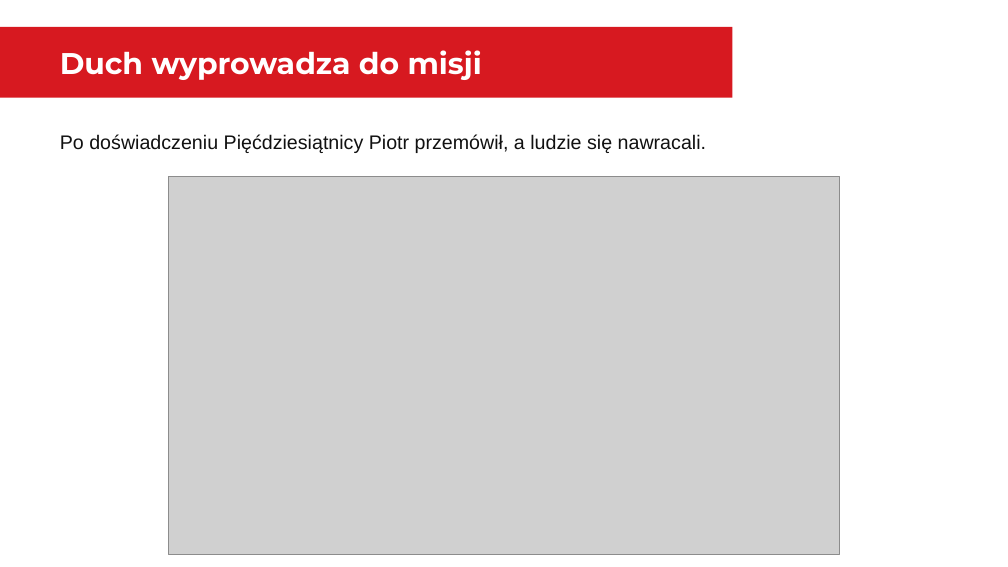
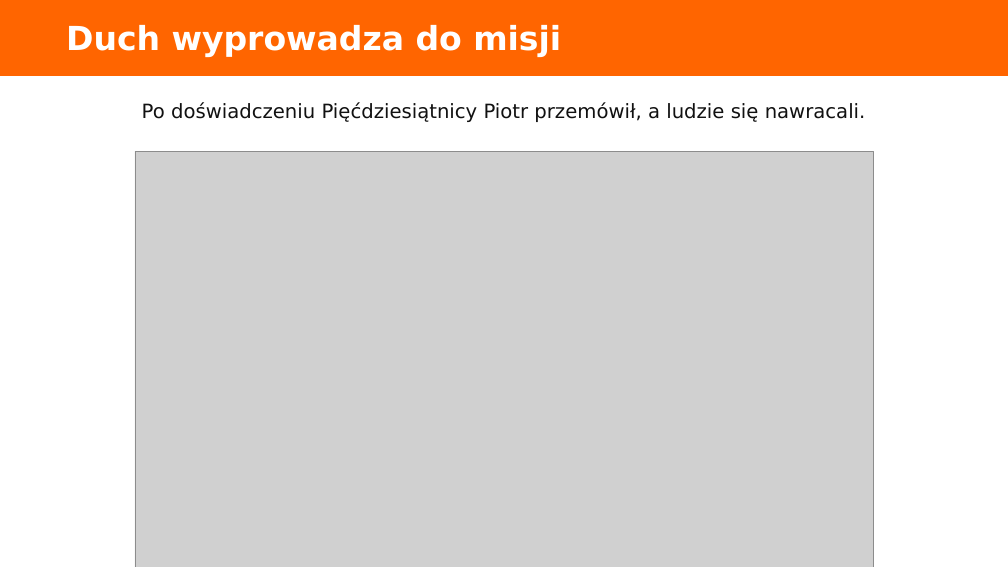
Before and after one commit to folkien/teachings, a slide deck: slide 7 of issue_kurs_kamch_lubecko/8.wspolnota/8.wspolnota.pptx (slide 5 before the commit). Drawn at 1008x567 pixels with LibreOffice and Linux fonts; fonts in the diff are those of the drawing; grey boxes stand for pictures. Boxes give left, top, right and bottom in pixels: in the first picture for what was removed or moved away, otherwise in the second. Text is boxed around its words. In the diff, an @@ line names an element or a change of style, - is before the commit and + after.

```diff
--- a/issue_kurs_kamch_lubecko/8.wspolnota/8.wspolnota.pptx
+++ b/issue_kurs_kamch_lubecko/8.wspolnota/8.wspolnota.pptx
@@ rectangle added at (0, 0, 1008, 76), fill #FF6500, outline #FF6500 0 pt @@
@@ text "Duch wyprowadza do misji": place and size @@
-text "Duch wyprowadza do misji" at (0, 26, 733, 98)
+text "Duch wyprowadza do misji" at (66, 25, 561, 57)
@@ text "Duch wyprowadza do misji" at (66, 25, 561, 57): size 28.5 to 31.5 pt, font Montserrat to DejaVu Sans; vertical alignment middle to top; fill #D71920 to none @@
@@ text "Po doświadczeniu Pięćdziesiątnicy Piotr przemówił, ...": place and size @@
-text "Po doświadczeniu Pięćdziesiątnicy Piotr przemówił, ..." at (60, 134, 706, 153)
+text "Po doświadczeniu Pięćdziesiątnicy Piotr przemówił, ..." at (142, 102, 866, 122)
@@ text "Po doświadczeniu Pięćdziesiątnicy Piotr przemówił, ..." at (142, 102, 866, 122): font Arial to DejaVu Sans; alignment left to centre @@
@@ picture: place and size @@
-picture at (168, 176, 839, 554)
+picture at (135, 151, 874, 567)
```
Also in this commit, not shown: 7 other slides changed, 2 slides added, 20 other files.
